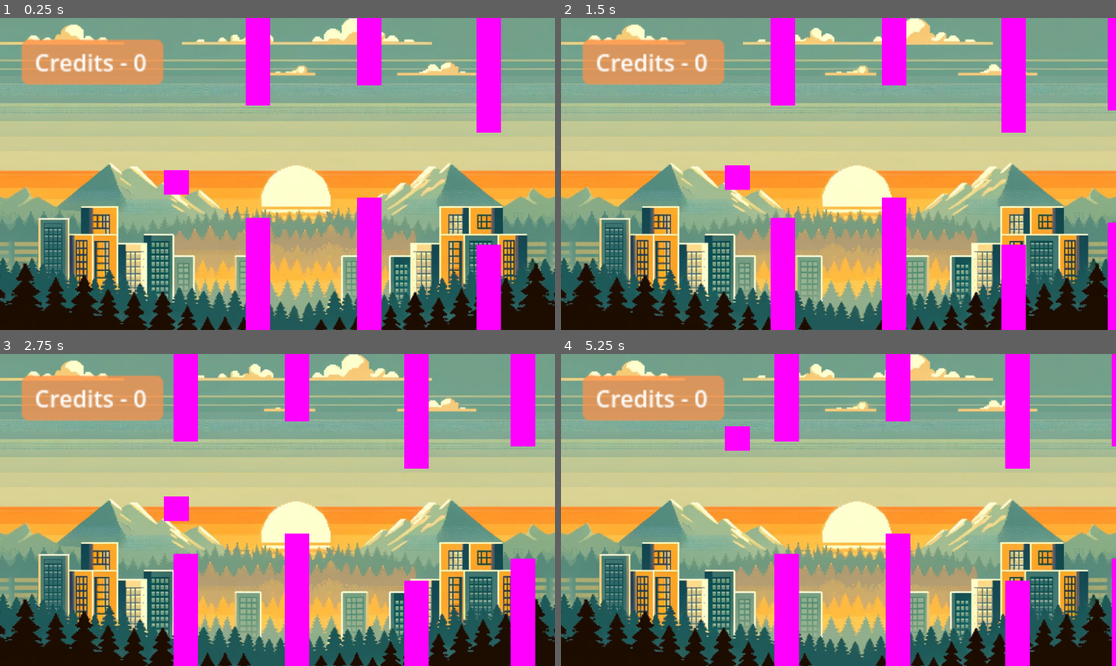
Above: before the commit, frames 1-4 (two rows, left to right).
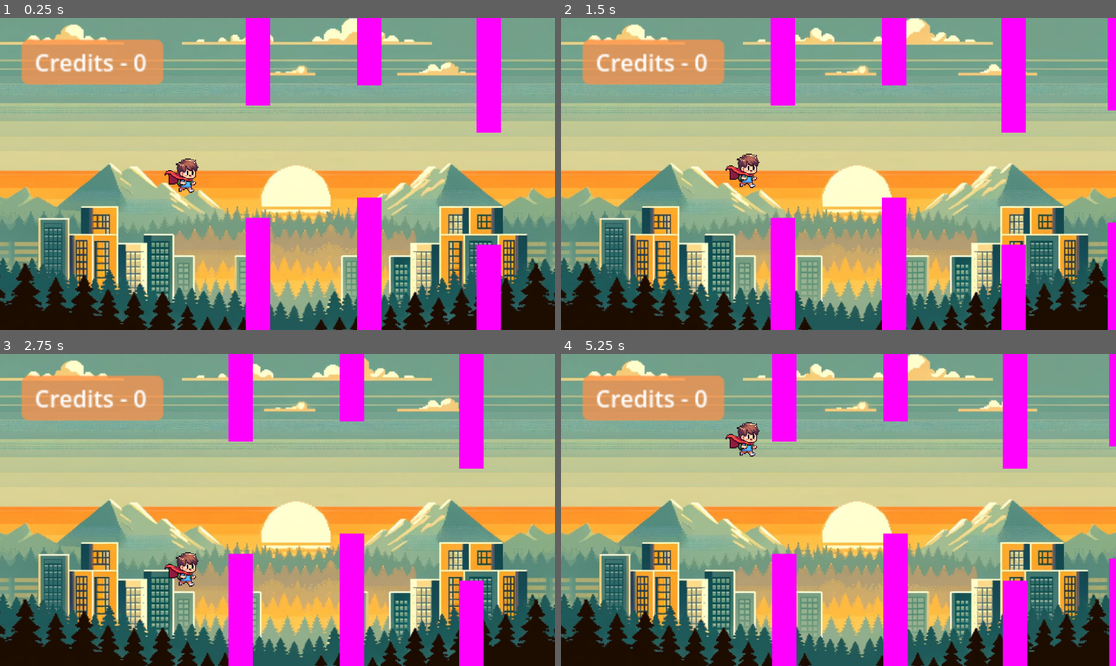
Above: after the commit, the same moments.

Repository: TenPetr/po-final-project
Game: Godot game, scene res://world.tscn
Same seed, same stepped clock (60 frames per second), same inputs: the game is played once before the commit and once after it.
Inputs:
- Up to frame 1 (0.25 s): no input
- Up to frame 2 (1.5 s): tap Space (FLAP) at 0.77, 1.07 s
- Up to frame 3 (2.75 s): tap Space (FLAP) at 1.52, 1.82 s
- Up to frame 4 (5.25 s): tap Space (FLAP) at 3.02, 3.32, 3.77, 4.07, 4.52, 4.82 s

The runs differ from the first frame. In frame 1, 0.6% of the frame differs, in the area x 29-36%, y 44-57%; in frame 2, 0.6%; in frame 3, 21%, in the area x 29-97%, y 0-100%; in frame 4, 2.7%.

Commit message:
Add player graphics

Diff:
--- a/player_node.tscn
+++ b/player_node.tscn
@@ -1,12 +1,13 @@
 [gd_scene load_steps=5 format=3 uid="uid://dwdf2lm60jjpn"]
 
 [ext_resource type="Script" path="res://Player.gd" id="1_b8biu"]
+[ext_resource type="Texture2D" uid="uid://dkdti2r0levi1" path="res://assets/player.png" id="2_lk4bf"]
 
 [sub_resource type="RectangleShape2D" id="RectangleShape2D_1eo1n"]
-
-[sub_resource type="NoiseTexture2D" id="NoiseTexture2D_e78hr"]
+size = Vector2(18.36, 17.4)
 
 [sub_resource type="RectangleShape2D" id="RectangleShape2D_jfuge"]
+size = Vector2(17.1111, 16.2222)
 
 [node name="PlayerNode" type="Node2D"]
 
@@ -14,15 +15,19 @@
 script = ExtResource("1_b8biu")
 
 [node name="CollisionShape2D" type="CollisionShape2D" parent="Player"]
+position = Vector2(-6.5, -3.50002)
 scale = Vector2(25, 25)
 shape = SubResource("RectangleShape2D_1eo1n")
 
 [node name="Sprite2D" type="Sprite2D" parent="Player"]
-texture = SubResource("NoiseTexture2D_e78hr")
+position = Vector2(-4.99995, -1)
+scale = Vector2(0.934, 0.965333)
+texture = ExtResource("2_lk4bf")
 
 [node name="Detect" type="Area2D" parent="Player"]
 
 [node name="CollisionShape2D" type="CollisionShape2D" parent="Player/Detect"]
+position = Vector2(-6.99999, -2.00001)
 scale = Vector2(27, 27)
 shape = SubResource("RectangleShape2D_jfuge")
 
--- a/world.tscn
+++ b/world.tscn
@@ -1,14 +1,15 @@
 [gd_scene load_steps=9 format=3 uid="uid://qjugr1frdbvr"]
 
 [ext_resource type="Script" path="res://Player.gd" id="1_amjm2"]
+[ext_resource type="Texture2D" uid="uid://dkdti2r0levi1" path="res://assets/player.png" id="2_6vi1w"]
 [ext_resource type="PackedScene" uid="uid://brg7m8ll1ukxl" path="res://wallnode.tscn" id="2_u1trt"]
 [ext_resource type="Texture2D" uid="uid://b5yu068n6khwi" path="res://assets/background.jpg" id="3_ogixm"]
 
 [sub_resource type="RectangleShape2D" id="RectangleShape2D_1eo1n"]
-
-[sub_resource type="NoiseTexture2D" id="NoiseTexture2D_e78hr"]
+size = Vector2(28.48, 29.32)
 
 [sub_resource type="RectangleShape2D" id="RectangleShape2D_jfuge"]
+size = Vector2(26.7778, 27.5926)
 
 [sub_resource type="RectangleShape2D" id="RectangleShape2D_4sl3b"]
 
@@ -29,15 +30,19 @@
 script = ExtResource("1_amjm2")
 
 [node name="CollisionShape2D" type="CollisionShape2D" parent="PlayerNode/Player"]
+position = Vector2(109, -141.5)
 scale = Vector2(25, 25)
 shape = SubResource("RectangleShape2D_1eo1n")
 
 [node name="Sprite2D" type="Sprite2D" parent="PlayerNode/Player"]
-texture = SubResource("NoiseTexture2D_e78hr")
+position = Vector2(106.5, -144.5)
+scale = Vector2(1.426, 1.578)
+texture = ExtResource("2_6vi1w")
 
 [node name="Detect" type="Area2D" parent="PlayerNode/Player"]
 
 [node name="CollisionShape2D" type="CollisionShape2D" parent="PlayerNode/Player/Detect"]
+position = Vector2(109.5, -141.5)
 scale = Vector2(27, 27)
 shape = SubResource("RectangleShape2D_jfuge")
 
Binary file added: assets/player.png
